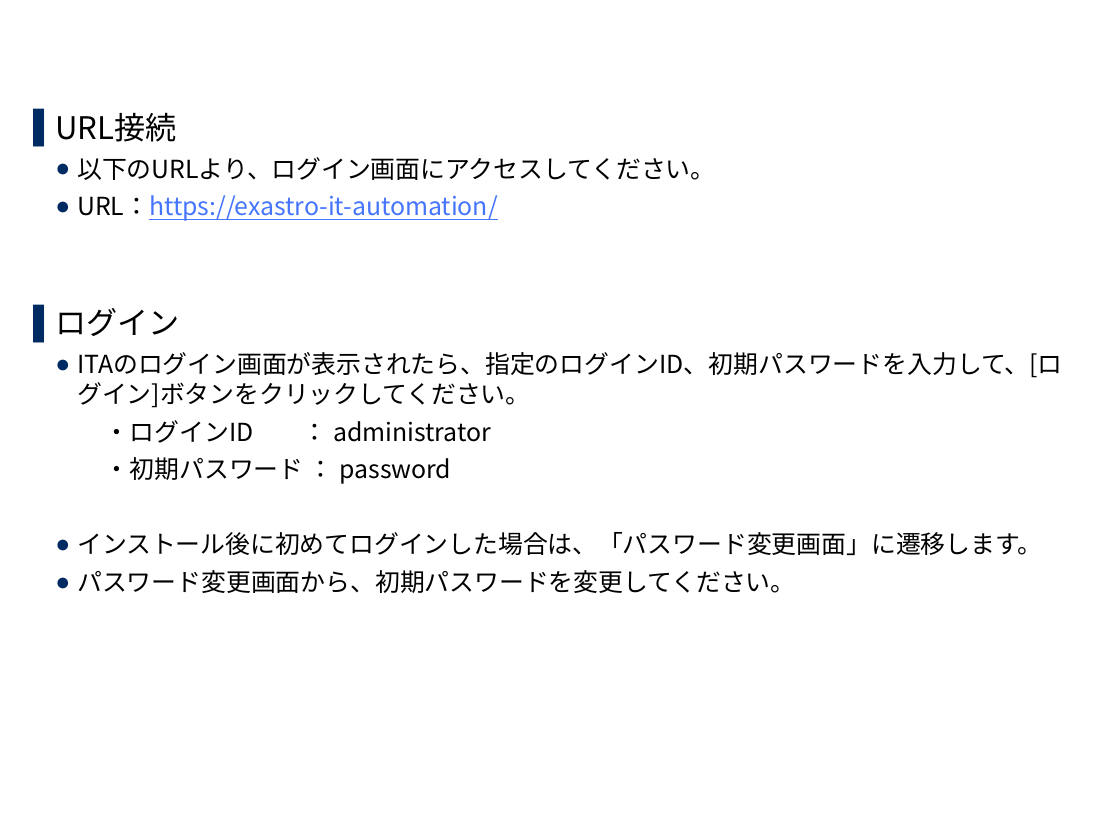
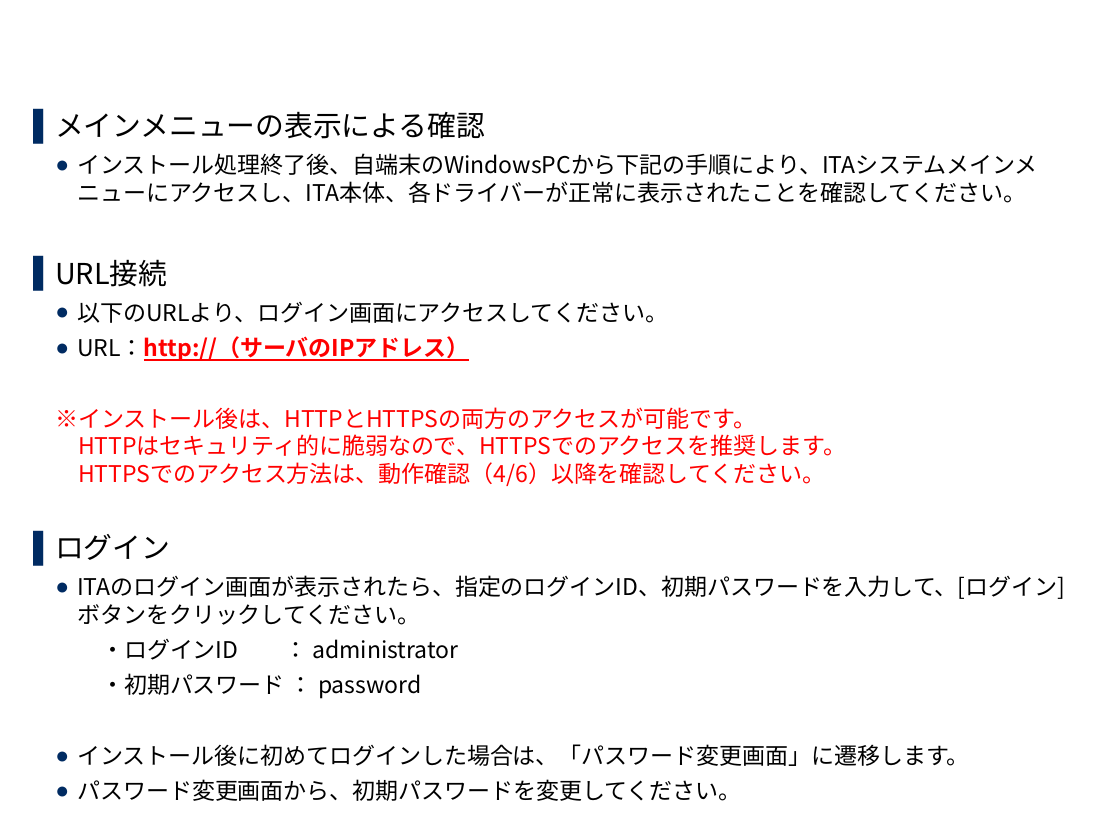
Before and after one commit to exastro-suite/it-automation-docs, a slide deck: slide 21 of asset/Learn_ja/ITA-online-install_ja.pptx (slide 23 before the commit). Drawn at 1120x840 pixels with LibreOffice and Linux fonts; fonts in the diff are those of the drawing; background and template pictures are left out. Boxes give left, top, right and bottom in pixels: in the first picture for what was removed or moved away, otherwise in the second. Text is boxed around its words. In the diff, an @@ line names an element or a change of style, - is before the commit and + after.

```diff
--- a/asset/Learn_ja/ITA-online-install_ja.pptx
+++ b/asset/Learn_ja/ITA-online-install_ja.pptx
@@ text at (55, 111, 1038, 203): paragraphs added @@
+▌ メインメニューの表示による確認
+  ● インストール処理終了後、自端末のWindowsPCから下記の手順により、ITAシステムメインメニューにアクセスし、ITA本体、各ドライバーが正常に表示されたことを確認してください。
@@ text at (55, 259, 1065, 801): size 20 to 18.5 pt in "URL接続", "ログイン"; size 16 to 14.8 pt in "以下のURLより、ログイン画面にアクセスしてください。", "ITAのログイン画面が表示されたら、指定のログインID、初期パスワードを入力して、[ログイン]ボタンをクリックしてくださ ...", "・ログインID ： administrator", "・初期パスワード ： password" and 2 more places @@
@@ text at (55, 336, 846, 486): text changed; size 16 to 14.8 pt; text colour #4575FD to #FF0000 @@
-  ● URL：https://exastro-it-automation/
+  ● URL：http://（サーバのIPアドレス）
+  ※インストール後は、HTTPとHTTPSの両方のアクセスが可能です。
+  HTTPはセキュリティ的に脆弱なので、HTTPSでのアクセスを推奨します。
+  HTTPSでのアクセス方法は、動作確認（4/6）以降を確認してください。
```
Also in this commit, not shown: 6 other slides changed, 2 slides added.
